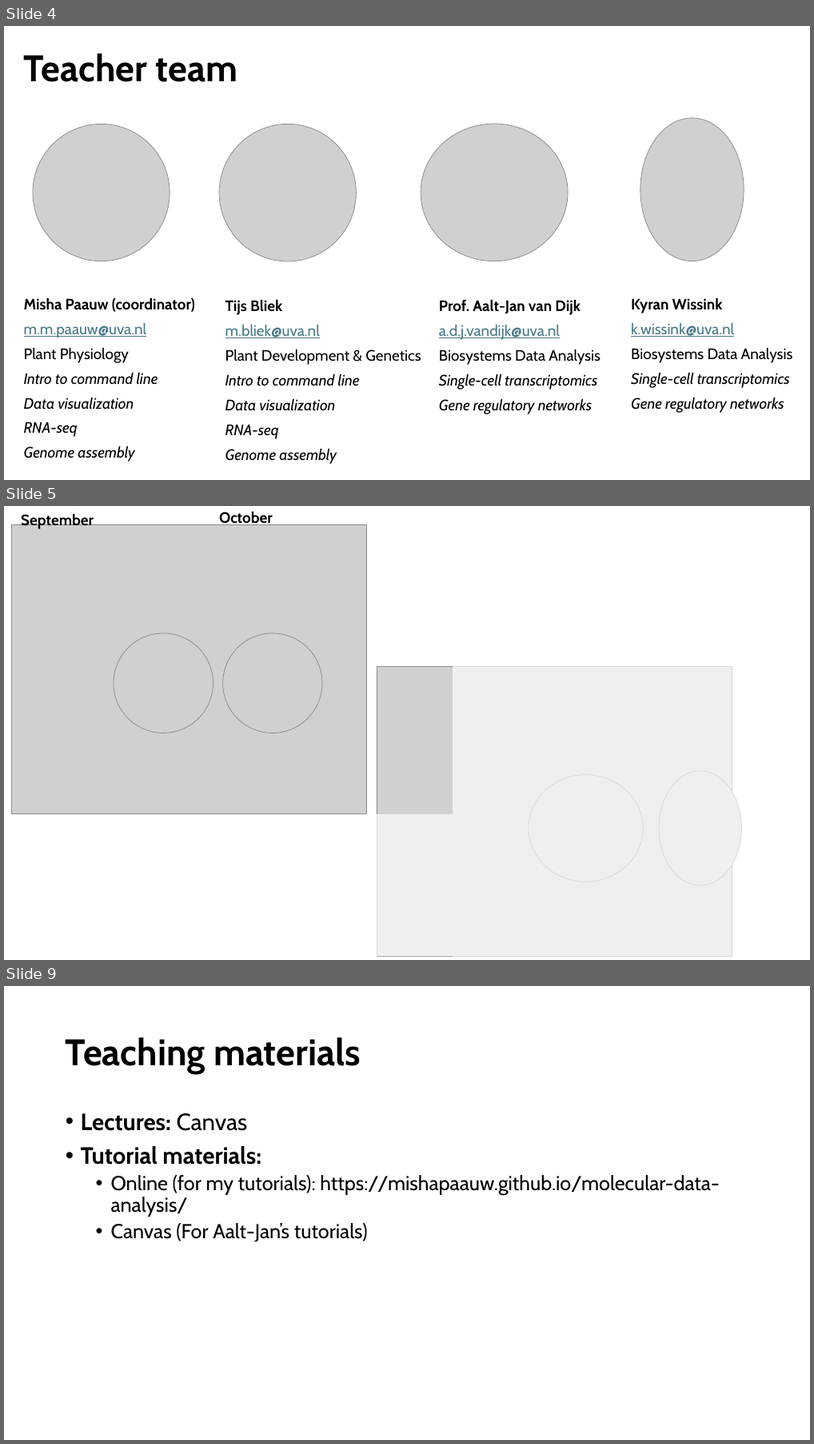
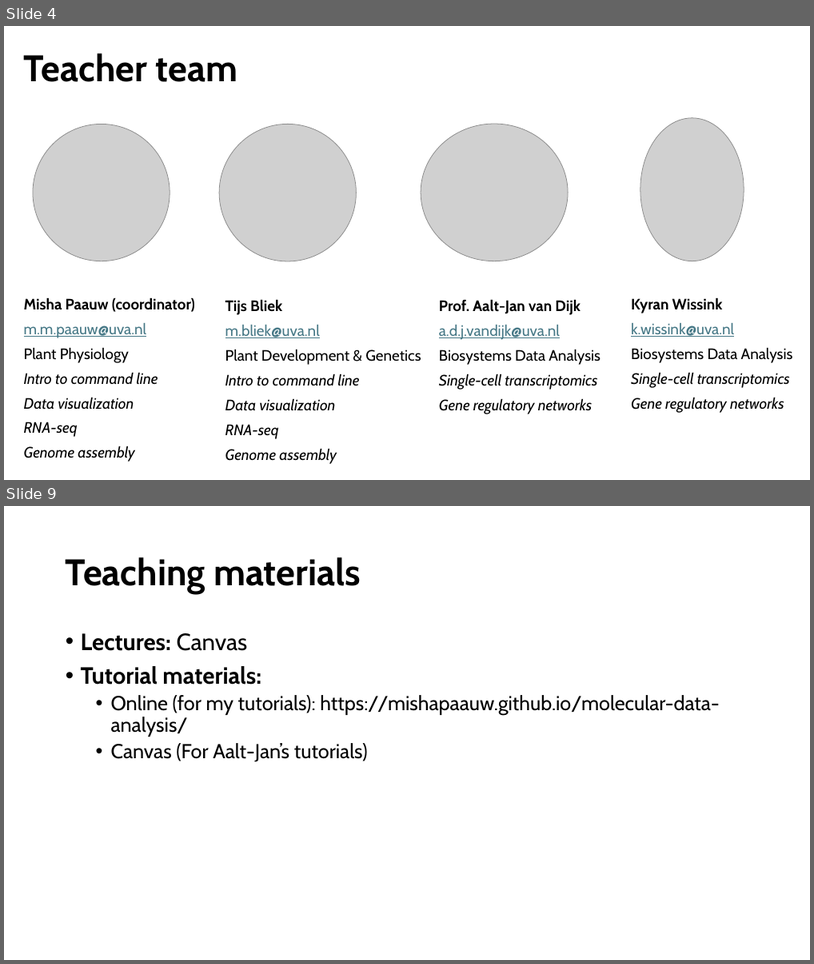
Before and after one commit to mishapaauw/molecular-data-analysis, a slide deck: lectures/0_course_introduction.pptx. Shown one above the other, each under a label of ours: slides 4, 5 and 9 before the commit, slides 4 and 9 after it; the slides between them are not shown. The pictures are 814x1444 and 814x964 pixels, drawn with LibreOffice and Linux fonts; fonts in the diff are those of the drawing; grey boxes stand for pictures. Boxes give left, top, right and bottom in pixels: in the first picture for what was removed or moved away, otherwise in the second. Text is boxed around its words. In the diff, an @@ line names an element or a change of style, - is before the commit and + after.

```diff
--- a/lectures/0_course_introduction.pptx
+++ b/lectures/0_course_introduction.pptx
@@ slide 5 removed at (x1=4, y1=506, x2=810, y2=960), background #FFFFFF @@
@@ picture removed at (x1=11, y1=524, x2=367, y2=814) @@
@@ text removed at (x1=21, y1=512, x2=94, y2=529) @@
-September
@@ text removed at (x1=219, y1=511, x2=273, y2=525) @@
-October
@@ picture removed at (x1=114, y1=633, x2=214, y2=733) @@
@@ picture removed at (x1=223, y1=633, x2=322, y2=733) @@
@@ rectangle removed at (x1=453, y1=633, x2=750, y2=960) @@
@@ picture removed at (x1=377, y1=666, x2=732, y2=956) @@
@@ picture removed at (x1=529, y1=775, x2=644, y2=882) @@
@@ picture removed at (x1=659, y1=771, x2=742, y2=885) @@
@@ rectangle removed at (x1=362, y1=814, x2=453, y2=956) @@
```
Also in this commit, not shown: 3 slides changed, 2 slides added, 1 other slide removed, 6 other files.
